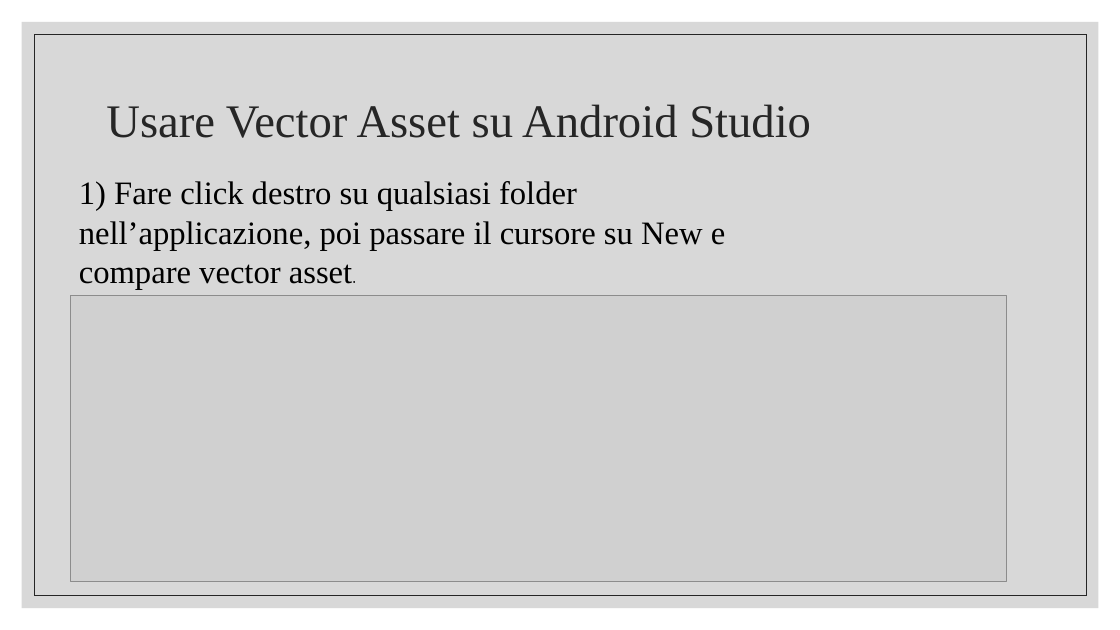
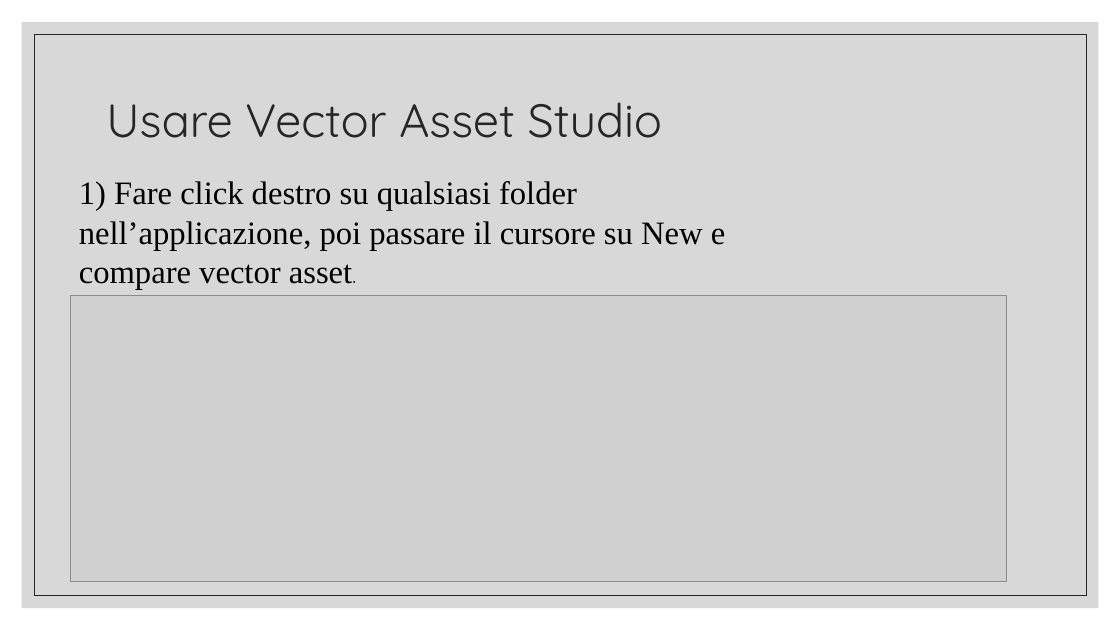
Before and after one commit to tizianotaglienti/Colleghi-Ristretti, a slide deck: slide 13 of Vector asset studio.pptx (slide 12 before the commit). Drawn at 1120x630 pixels with LibreOffice and Linux fonts; fonts in the diff are those of the drawing; grey boxes stand for pictures. Boxes give left, top, right and bottom in pixels: in the first picture for what was removed or moved away, otherwise in the second. Text is boxed around its words. In the diff, an @@ line names an element or a change of style, - is before the commit and + after.

```diff
--- a/Vector asset studio.pptx
+++ b/Vector asset studio.pptx
@@ title at (106, 102, 662, 138): text changed; font Times New Roman to Quicksand @@
-Usare Vector Asset su Android Studio
+Usare Vector Asset Studio
```
Also in this commit, not shown: 9 other slides changed, 1 slide added.
